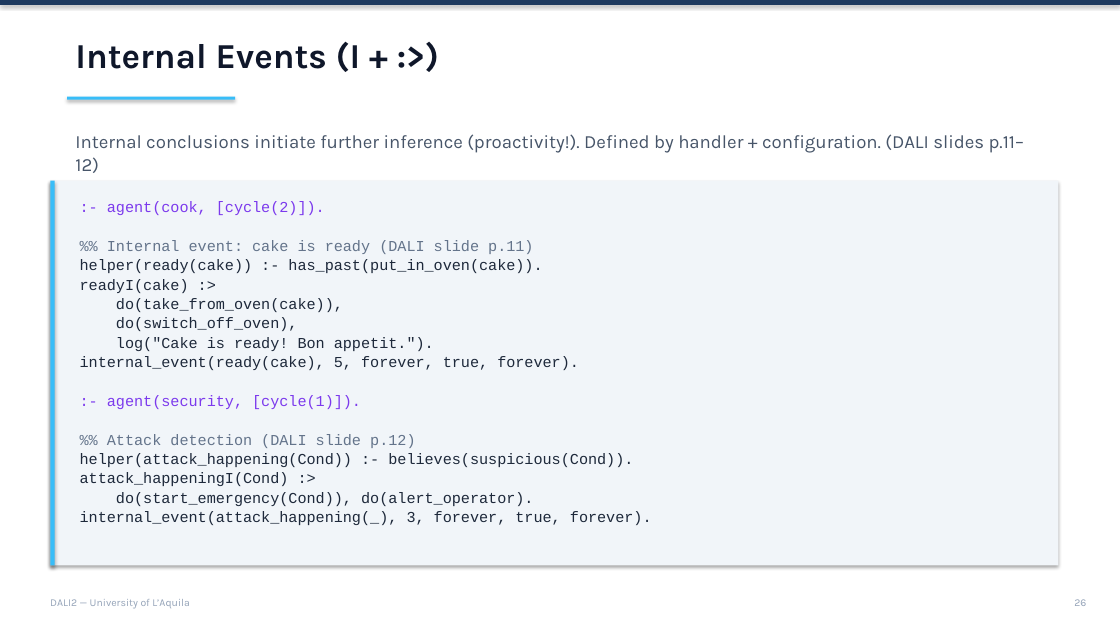
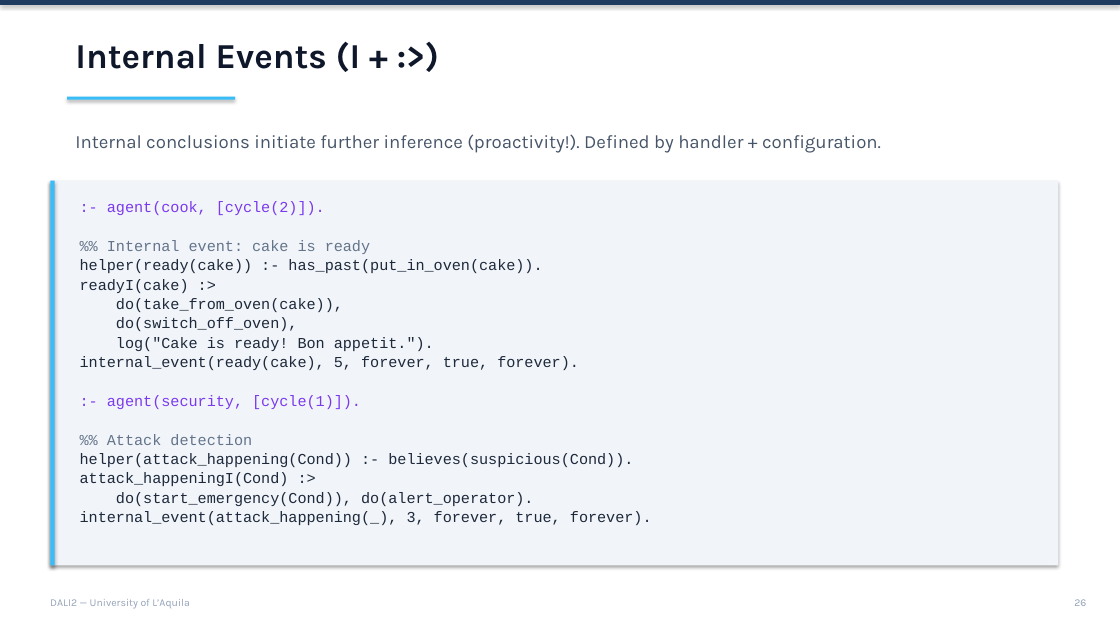
Before and after one commit to AAAI-DISIM-UnivAQ/DALI2, a slide deck: slide 26 of slides/Slides.pptx. Drawn at 1120x630 pixels with LibreOffice and Linux fonts; fonts in the diff are those of the drawing. Boxes give left, top, right and bottom in pixels: in the first picture for what was removed or moved away, otherwise in the second. Text is boxed around its words. In the diff, an @@ line names an element or a change of style, - is before the commit and + after.

```diff
--- a/slides/Slides.pptx
+++ b/slides/Slides.pptx
@@ text at [75, 134, 881, 153]: text changed @@
-Internal conclusions initiate further inference (proactivity!). Defined by handler + configuration. (DALI slides p.11–12)
+Internal conclusions initiate further inference (proactivity!). Defined by handler + configuration.
@@ text at [107, 240, 370, 254]: text changed @@
-%% Internal event: cake is ready (DALI slide p.11)
+%% Internal event: cake is ready
@@ text at [107, 434, 252, 445]: text changed @@
-%% Attack detection (DALI slide p.12)
+%% Attack detection
```
Also in this commit, not shown: 19 other slides changed, 6 other files.
